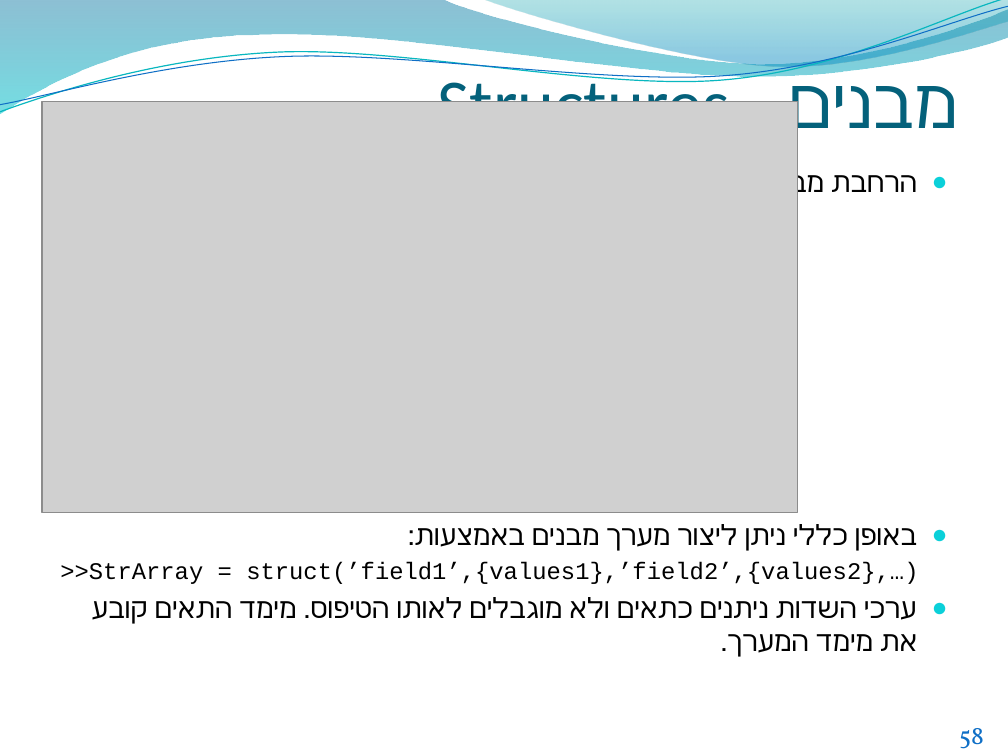
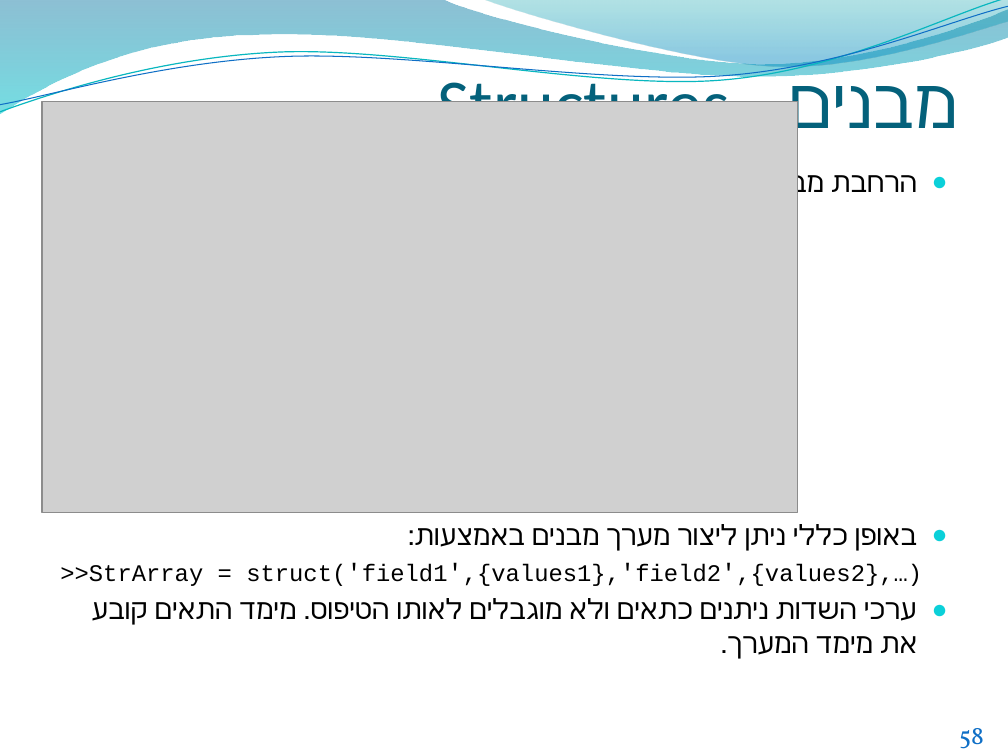
Before and after one commit to mkarptx/mkarptx.github.io, a slide deck: slide 58 of MT/Matlab.pptx. Drawn at 1008x756 pixels with LibreOffice and Linux fonts; fonts in the diff are those of the drawing; grey boxes stand for pictures; background and template pictures are left out. Boxes give left, top, right and bottom in pixels: in the first picture for what was removed or moved away, otherwise in the second. Text is boxed around its words. In the diff, an @@ line names an element or a change of style, - is before the commit and + after.

```diff
--- a/MT/Matlab.pptx
+++ b/MT/Matlab.pptx
@@ text at (60, 563, 922, 586): text changed @@
->>StrArray = struct(’field1’,{values1},’field2’,{values2},…)
+>>StrArray = struct('field1',{values1},'field2',{values2},…)
```
Also in this commit, not shown: 15 other slides changed, 2 other files.
